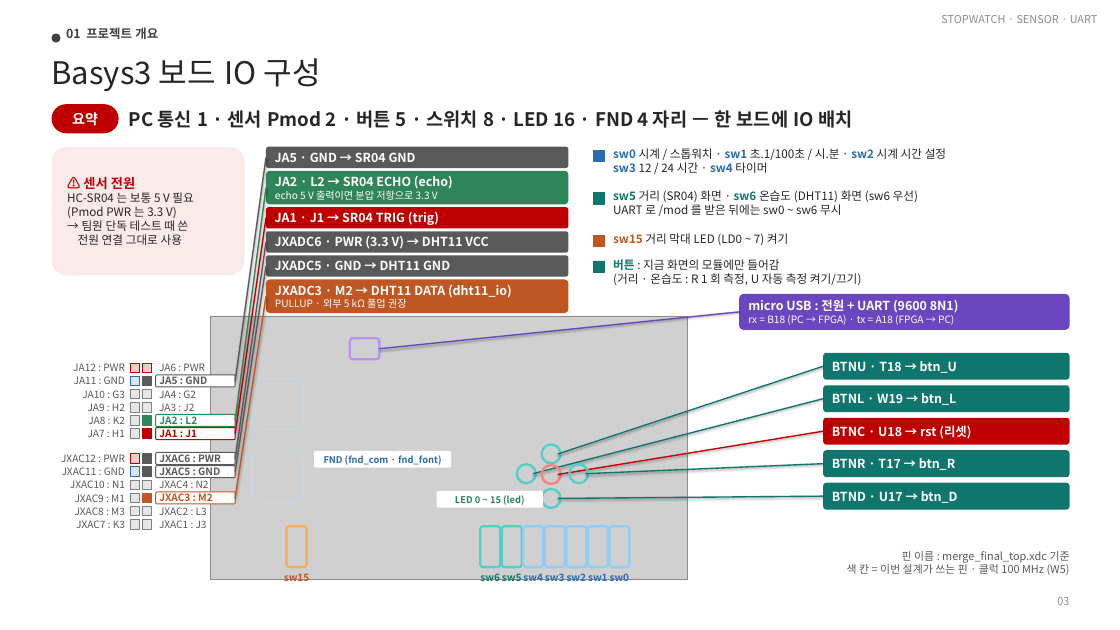
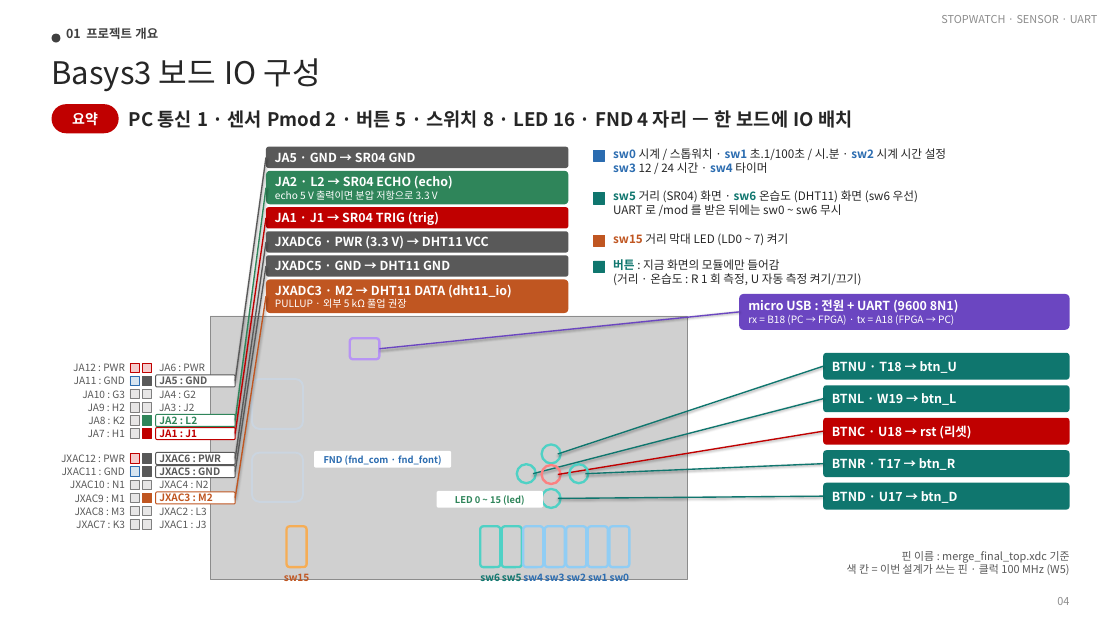
Before and after one commit to kimsacademy1234-max/BEST_Stop_watch_project, a slide deck: slide 4 of FINAL/ppt/FINAL_presentation.pptx (slide 3 before the commit). Drawn at 1120x630 pixels with LibreOffice and Linux fonts; fonts in the diff are those of the drawing; grey boxes stand for pictures. Boxes give left, top, right and bottom in pixels: in the first picture for what was removed or moved away, otherwise in the second. Text is boxed around its words. In the diff, an @@ line names an element or a change of style, - is before the commit and + after.

```diff
--- a/FINAL/ppt/FINAL_presentation.pptx
+++ b/FINAL/ppt/FINAL_presentation.pptx
@@ rounded rectangle removed at (x1=52, y1=147, x2=245, y2=276) @@
-⚠ 센서 전원
-HC-SR04 는 보통 5 V 필요
-(Pmod PWR 는 3.3 V)
-→ 팀원 단독 테스트 때 쓴
-전원 연결 그대로 사용
@@ text at (x1=1057, y1=597, x2=1069, y2=605): text changed @@
-03
+04
```
Also in this commit, not shown: 1 other slide changed, 1 slide added, 2 other files.
